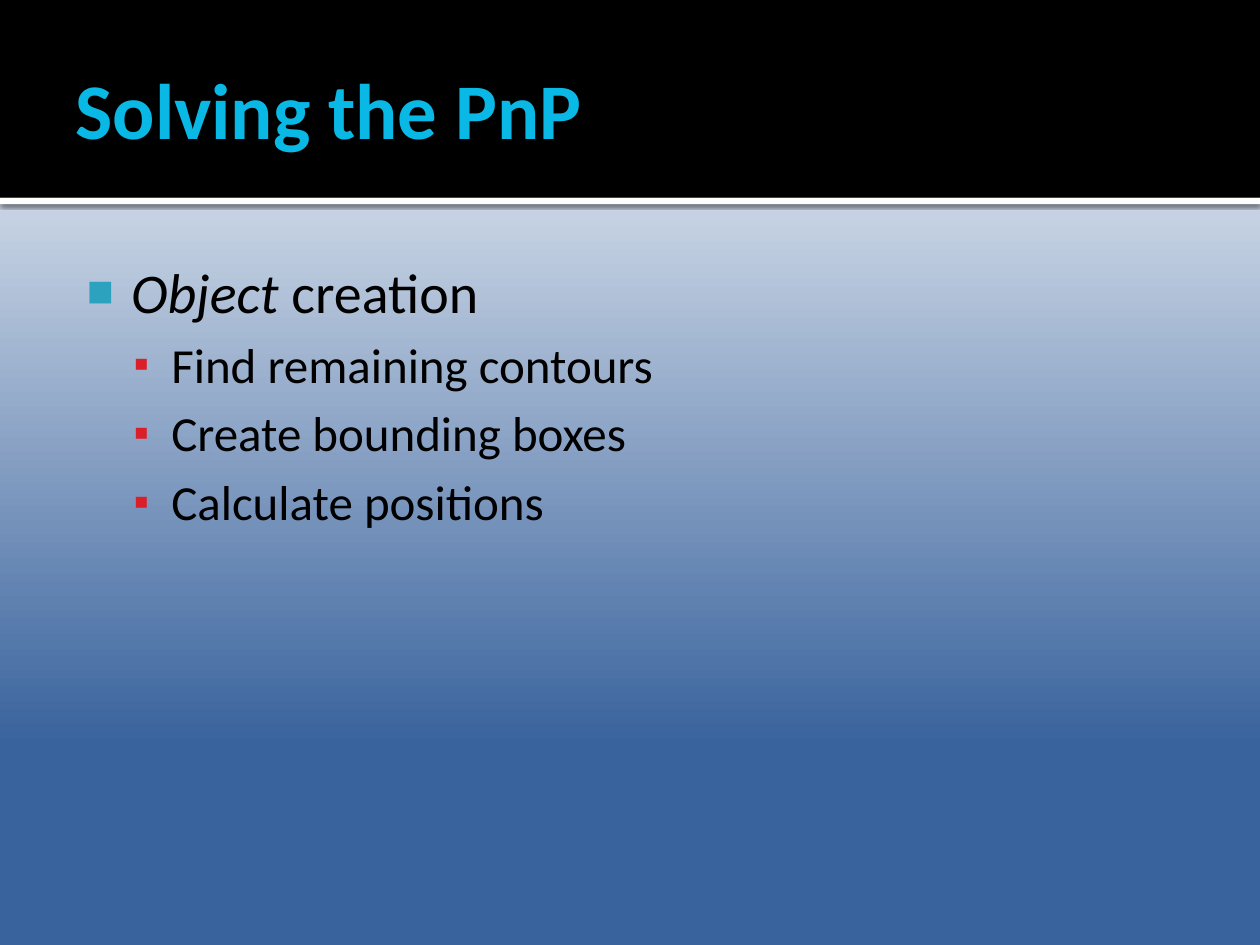
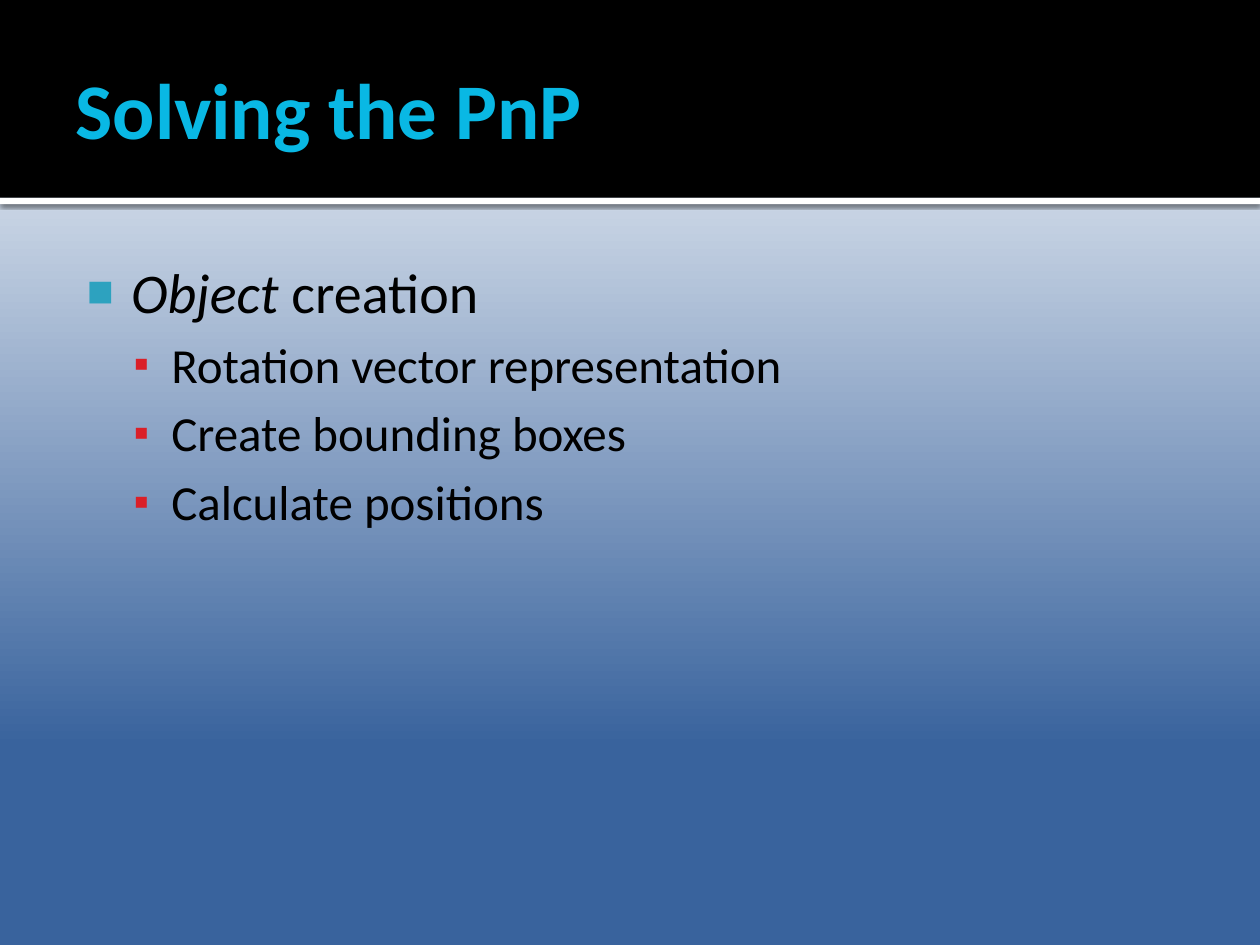
Before and after one commit to Epipolarna/Tracking, a slide deck: slide 9 of 3D Reconstruction/Documentation/TSBB15prez.pptx. Drawn at 1260x945 pixels with LibreOffice and Linux fonts; fonts in the diff are those of the drawing. Boxes give left, top, right and bottom in pixels: in the first picture for what was removed or moved away, otherwise in the second. Text is boxed around its words. In the diff, an @@ line names an element or a change of style, - is before the commit and + after.

```diff
--- a/3D Reconstruction/Documentation/TSBB15prez.pptx
+++ b/3D Reconstruction/Documentation/TSBB15prez.pptx
@@ text at <box>171,349,782,391</box>: text changed @@
-  ▪ Find remaining contours
+  ▪ Rotation vector representation
```
Also in this commit, not shown: 2 other slides changed, 2 slides added.
